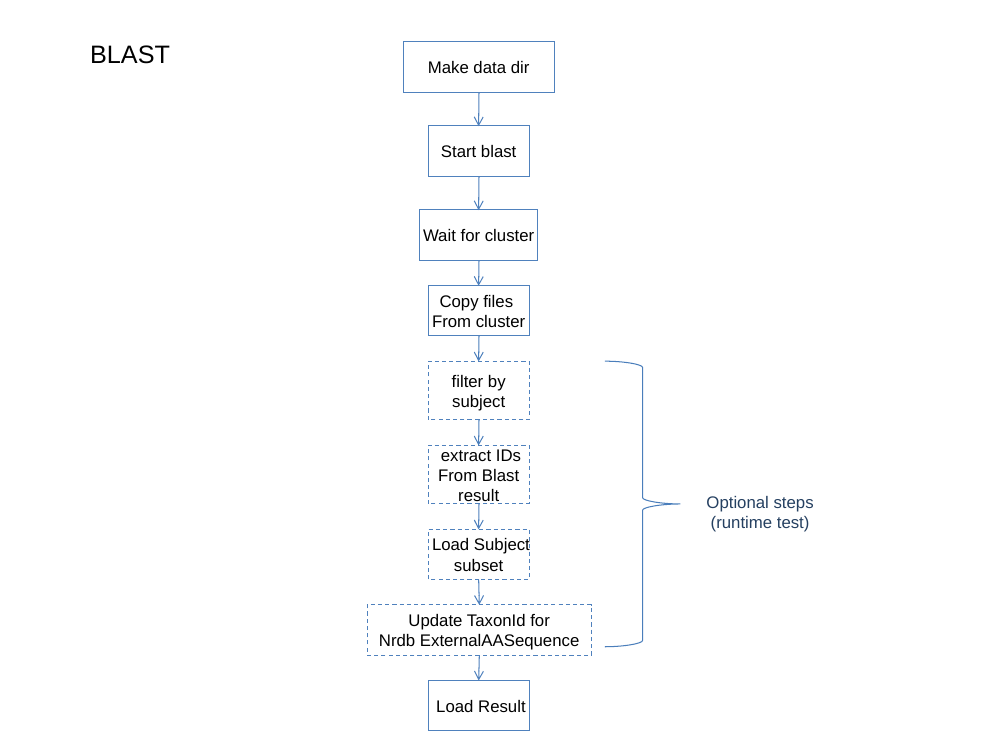
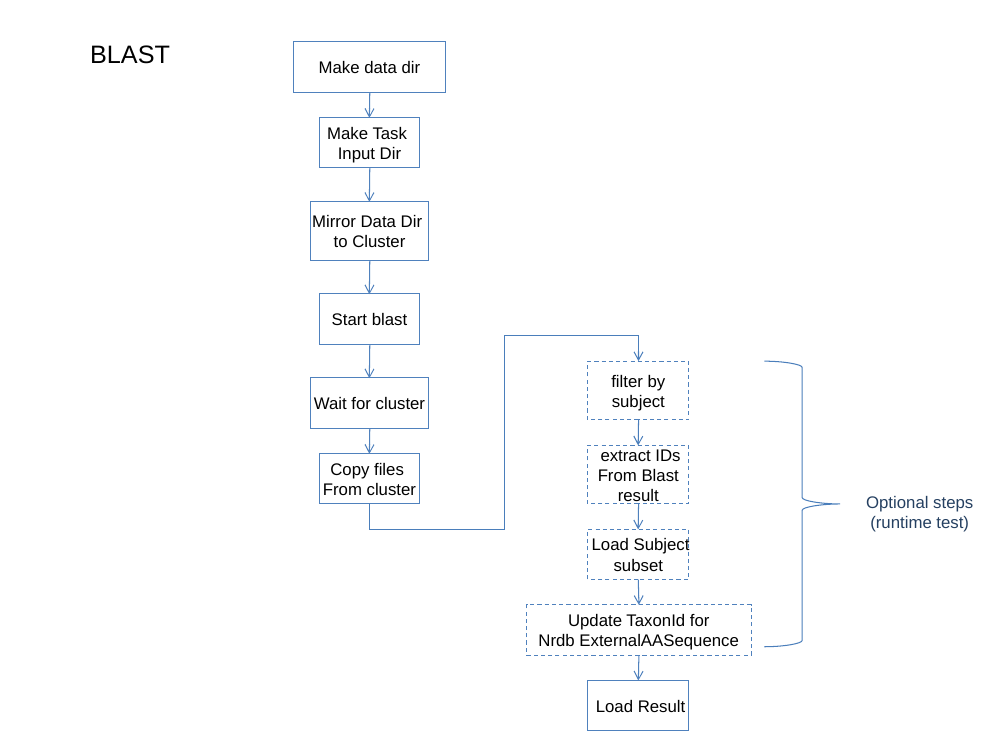
Before and after one commit to VEuPathDB/ApiCommonData, a slide deck: slide 7 of Load/doc/workflow/AnalysisWorkflow.ppt (slide 6 before the commit). Drawn at 1008x756 pixels with LibreOffice and Linux fonts; fonts in the diff are those of the drawing. Boxes give left, top, right and bottom in pixels: in the first picture for what was removed or moved away, otherwise in the second. Text is boxed around its words. In the diff, an @@ line names an element or a change of style, - is before the commit and + after.

```diff
--- a/Load/doc/workflow/AnalysisWorkflow.ppt
+++ b/Load/doc/workflow/AnalysisWorkflow.ppt
@@ rectangle "Make data dir": place and size @@
-rectangle "Make data dir" at <box>403,42,554,93</box>
+rectangle "Make data dir" at <box>294,42,446,93</box>
@@ rectangle added at <box>320,118,420,168</box>, outline #4F81BD 0.74 pt, 12 pt, text #000000 @@
+Make Task
+Input Dir
@@ arrow moved from (479, 93) - (479, 126) to (370, 93) - (369, 118) @@
@@ arrow moved from (479, 176) - (479, 211) to (370, 168) - (369, 202) @@
@@ rectangle added at <box>310,202,428,260</box>, outline #4F81BD 0.74 pt, 12 pt, text #000000 @@
+Mirror Data Dir
+to Cluster
@@ arrow moved from (479, 260) - (479, 286) to (370, 260) - (369, 294) @@
@@ arrow added from (370, 345) to (369, 378), #4F81BD 0.74 pt @@
@@ elbow arrow added from (370, 504) to (638, 361), #4A7EBB 0.74 pt @@
@@ arrow removed from (479, 336) to (479, 362) @@
@@ arrow added from (370, 428) to (369, 454), #4F81BD 0.74 pt @@
@@ 3 rectangles: place and size @@
-3 rectangles at <box>420,126,538,336</box>
+3 rectangles at <box>310,294,428,504</box>
@@ 5 rectangles, 4 arrows, 1 text, 1 freeform shape: place and size @@
-5 rectangles, 4 arrows, 1 text, 1 freeform shape at <box>367,361,814,731</box>
+5 rectangles, 4 arrows, 1 text, 1 freeform shape at <box>527,361,973,731</box>
```
Also in this commit, not shown: 4 other slides changed, 7 slides added.
